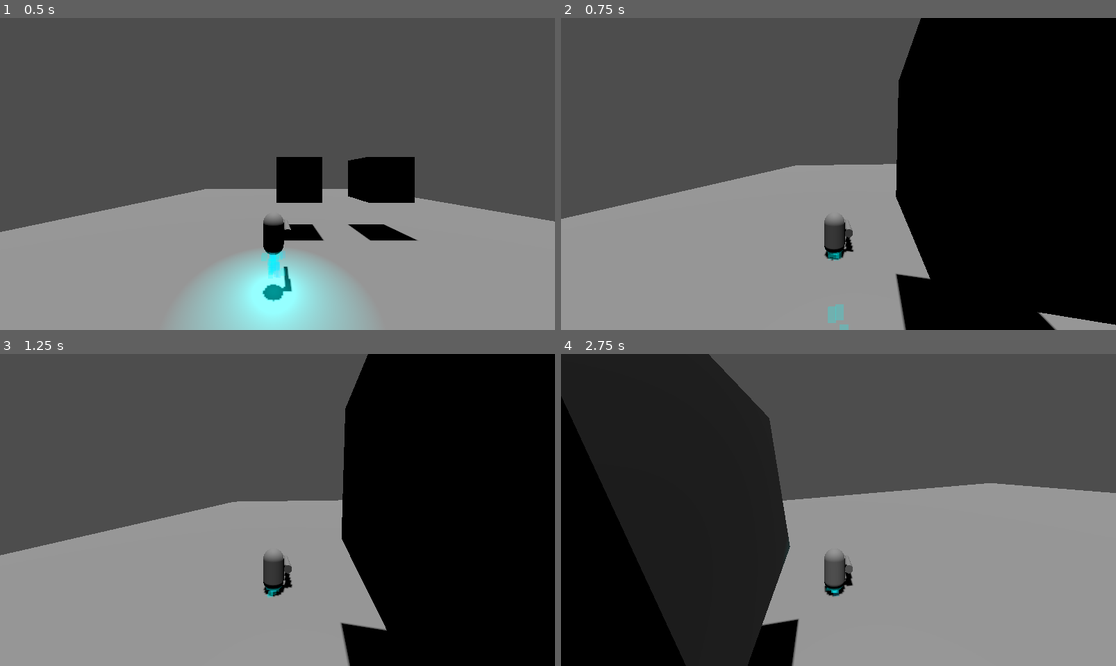
Above: before the commit, frames 1-4 (two rows, left to right).
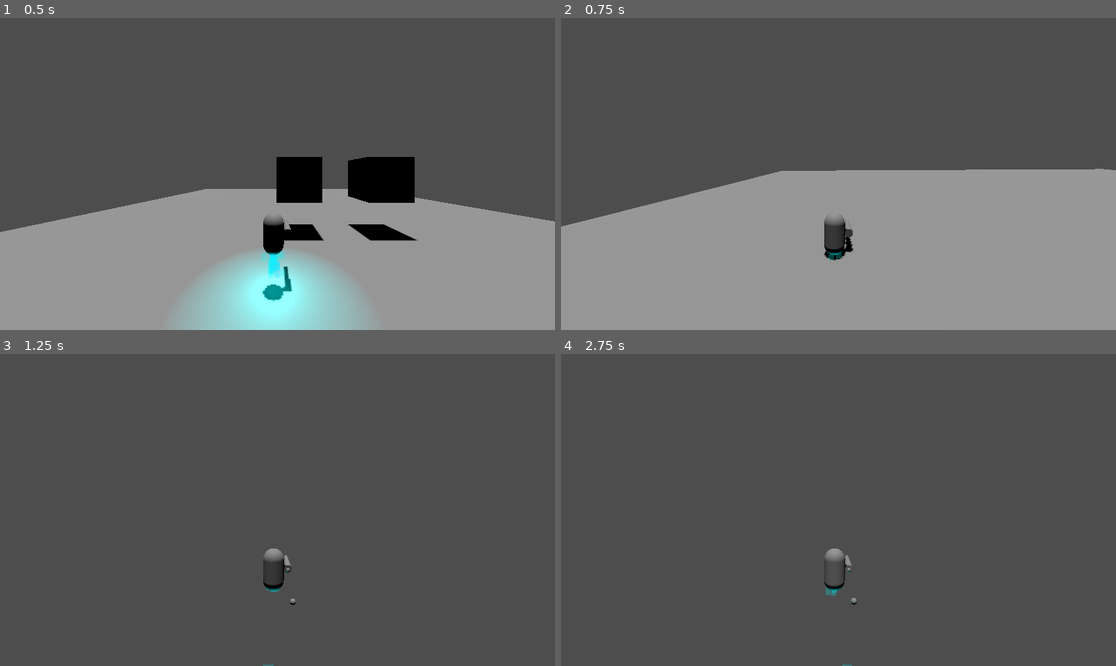
Above: after the commit, the same moments.

Repository: GameDevWeek-2023/ON_VeilBreak
Game: Godot game, scene res://Base.tscn
Two runs of this game, one before a commit and one after it. Both use one fixed random seed, a clock stepped at 60 frames per second and the inputs below.
Inputs (mouse positions are in pixels of both pictures, inside the frame that each line leads up to):
- Up to frame 1 (0.5 s): no input
- Up to frame 2 (0.75 s): move the mouse to (832, 180) at 0.52 s; press the mouse at (832, 180) at 0.53 s; hold W (move_forward) from 0.53 s (still down)
- Up to frame 3 (1.25 s): keep holding W (move_forward)
- Up to frame 4 (2.75 s): keep holding W (move_forward); move the mouse to (877, 513) at 1.27 s; release the mouse at (877, 513) at 1.28 s; click (877, 513) at 1.35 s; move the mouse to (794, 506) at 2.02 s; press the mouse at (794, 506) at 2.03 s

Frame 1 is identical in both runs. In frame 2, 39% of the frame differs, in the area x 0-100%, y 0-100%; in frame 3, 66%; in frame 4, 71%.

Commit message:
Slide collision for player

Diff:
--- a/player/movement.gd
+++ b/player/movement.gd
@@ -1,4 +1,7 @@
 extends Node3D
+
+# import / #include
+const Geometry = preload("res://utils/Geometry.gd")
 
 @onready var parent : RigidBody3D = get_parent();
 @onready var mesh = get_parent().get_node("pivot")
@@ -17,6 +20,9 @@
 	if event is InputEventMouseMotion:
 		self._pitch_direction = -event.relative.y;
 		self._yaw_direction = -event.relative.x;
+
+
+
 
 
 
@@ -39,7 +45,10 @@
 	parent.rotate(parent.transform.basis.z.normalized(), roll_direction * 5 * delta);
 
 #	parent.angular_velocity = Vector3.ZERO
-	parent.move_and_collide(move_direction * acceleration)
+	var collision = parent.move_and_collide(move_direction * acceleration);
+	if(collision):
+		var slide_movement = Geometry.project_on_plane(collision.get_remainder(), collision.get_normal());
+		parent.move_and_collide(slide_movement);
 
 	self._pitch_direction = 0
 	self._yaw_direction = 0
--- a/player/player.tscn
+++ b/player/player.tscn
@@ -23,6 +23,7 @@
 shape = SubResource("CapsuleShape3D_2ioct")
 
 [node name="Movement" parent="." instance=ExtResource("2_v5qm3")]
+mouse_sensitivity = 2.0
 acceleration = 2
 
 [node name="pivot" type="Node3D" parent="."]
--- /dev/null
+++ b/utils/Geometry.gd
@@ -0,0 +1,3 @@
+static func project_on_plane(vec : Vector3, normal : Vector3) -> Vector3:
+	var onto_normal = vec.project(normal);
+	return vec - onto_normal;
